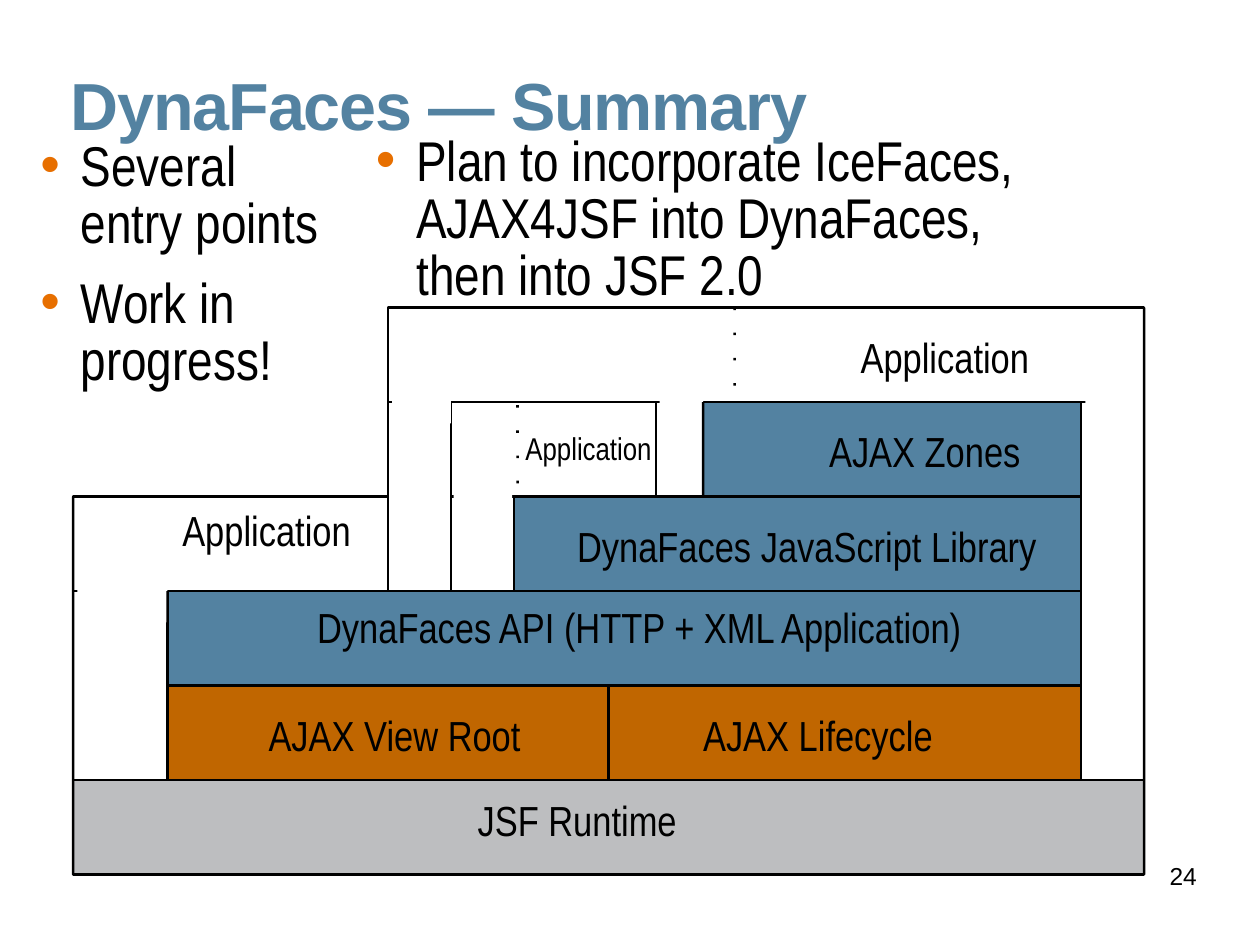
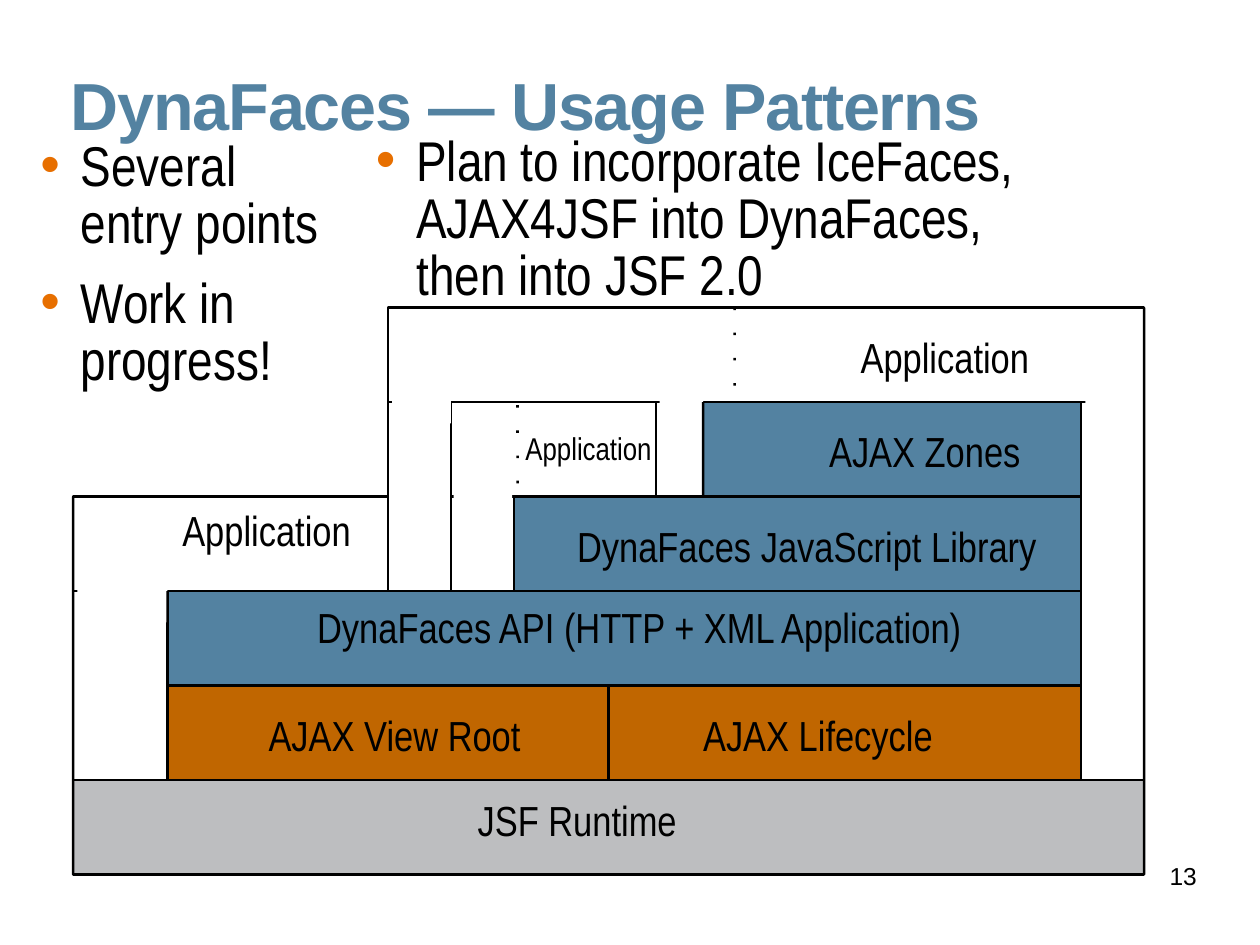
Before and after one commit to javaee/javaserverfaces-extensions, a slide deck: slide 13 of www/slides/dynafaces-advanced.odp (slide 24 before the commit). Drawn at 1260x945 pixels with LibreOffice and Linux fonts; fonts in the diff are those of the drawing; background and template pictures are left out. Boxes give left, top, right and bottom in pixels: in the first picture for what was removed or moved away, otherwise in the second. Text is boxed around its words. In the diff, an @@ line names an element or a change of style, - is before the commit and + after.

```diff
--- a/www/slides/dynafaces-advanced.odp
+++ b/www/slides/dynafaces-advanced.odp
@@ title at (x1=71, y1=84, x2=980, y2=142): text changed @@
-DynaFaces — Summary
+DynaFaces — Usage Patterns
@@ page number at (x1=1170, y1=868, x2=1197, y2=886): text changed @@
-24
+13
```
Also in this commit, not shown: 17 other slides changed, 7 slides added.
